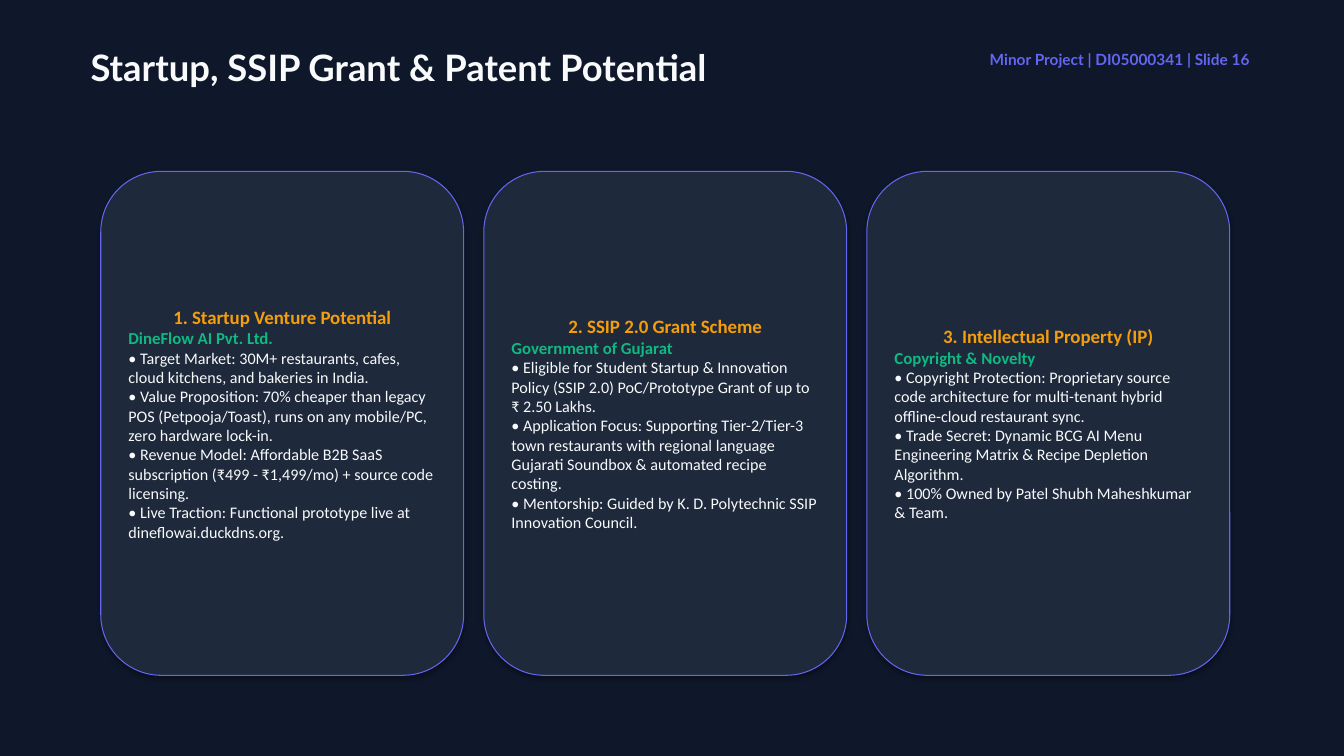
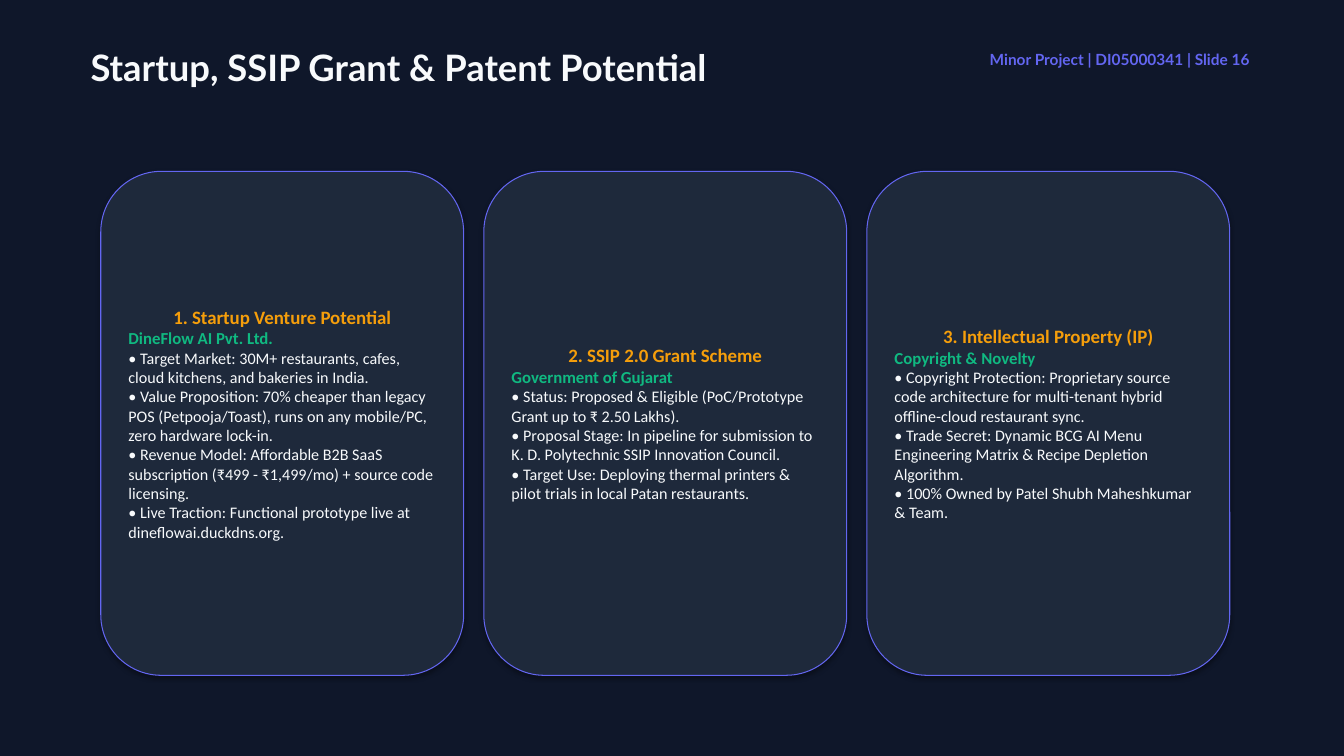
Before and after one commit to Shubh-Patel-07/DineFlow-AI, a slide deck: slide 16 of docs/DineFlow_AI_GTU_Minor_Project_Presentation.pptx. Drawn at 1344x756 pixels with LibreOffice and Linux fonts; fonts in the diff are those of the drawing. Boxes give left, top, right and bottom in pixels: in the first picture for what was removed or moved away, otherwise in the second. Text is boxed around its words. In the diff, an @@ line names an element or a change of style, - is before the commit and + after.

Commit message:
docs(gtu): set SSIP status as Proposed & Under Preparation

```diff
--- a/docs/DineFlow_AI_GTU_Minor_Project_Presentation.pptx
+++ b/docs/DineFlow_AI_GTU_Minor_Project_Presentation.pptx
@@ text in rounded rectangle at bbox=[511, 390, 813, 502]: text changed @@
-• Eligible for Student Startup & Innovation Policy (SSIP 2.0) PoC/Prototype Grant of up to ₹ 2.50 Lakhs.
-• Application Focus: Supporting Tier-2/Tier-3 town restaurants with regional language Gujarati Soundbox & automated recipe costing.
-• Mentorship: Guided by K. D. Polytechnic SSIP Innovation Council.
+• Status: Proposed & Eligible (PoC/Prototype Grant up to ₹ 2.50 Lakhs).
+• Proposal Stage: In pipeline for submission to K. D. Polytechnic SSIP Innovation Council.
+• Target Use: Deploying thermal printers & pilot trials in local Patan restaurants.
```
Also in this commit, not shown: 1 other file.
